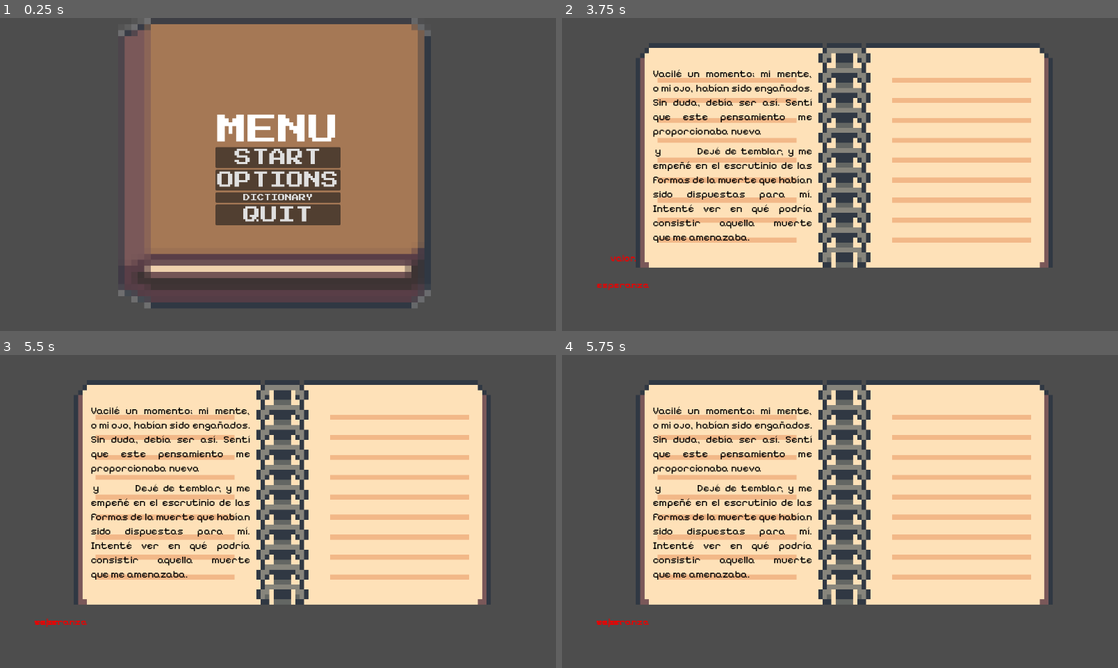
Above: before the commit, frames 1-4 (two rows, left to right).
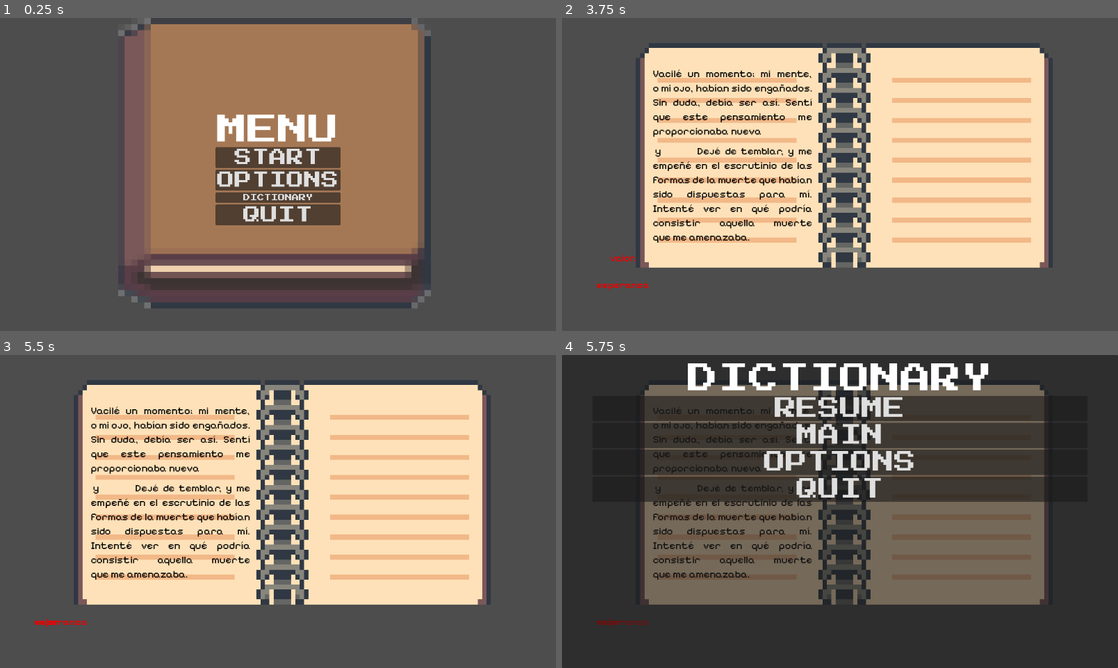
Above: after the commit, the same moments.

Repository: AlePatata/Puzlitas
Game: Godot game, scene res://scenes/main_menu.tscn
The game is run twice, just before and just after one commit, with the same random seed, the same clock (stepped at 60 frames per second) and the same inputs. Before the commit the project starts from res://main_menu.tscn.
Inputs (mouse positions are in pixels of both pictures, inside the frame that each line leads up to):
- Up to frame 1 (0.25 s): no input
- Up to frame 2 (3.75 s): click "OPTIONS" at 0.5 s; click "DICTIONARY" at 1.25 s; tap Enter at 2, 3.5 s; move the mouse to (789, 133) at 2.02 s; click (789, 133) at 2.17 s; tap Space at 2.75 s; move the mouse to (678, 152) at 2.77 s; click (678, 152) at 2.92 s; move the mouse to (895, 105) at 3.52 s; click (895, 105) at 3.67 s
- Up to frame 3 (5.5 s): tap Space at 4.25 s; move the mouse to (250, 574) at 4.27 s; click (250, 574) at 4.42 s; tap Enter at 5 s; move the mouse to (444, 558) at 5.02 s; click (444, 558) at 5.17 s
- Up to frame 4 (5.75 s): tap P (pause, bound only after the commit) at 5.65 s

Frames 1-3 are identical in both runs. In frame 4, 99% of the frame differs, in the area x 0-100%, y 0-100%.

Commit message:
Menu Pause Solved and Light solved

Diff:
--- a/Proyecto Godot/Light.gd
+++ /dev/null
@@ -1,8 +0,0 @@
-extends CharacterBody2D
-
-@onready var background = $"../Background"
-
-func _physics_process(delta) -> void:
-	global_position = get_global_mouse_position()
-	while not is_on_wall():
-		background.global_position = get_global_mouse_position()
--- a/Proyecto Godot/light.tscn
+++ /dev/null
@@ -1,43 +0,0 @@
-[gd_scene load_steps=7 format=3 uid="uid://cr2r46e2xsdjb"]
-
-[ext_resource type="Texture2D" uid="uid://cw01lvdfq6xd" path="res://assets/whiteCircle.png" id="1_j26w1"]
-[ext_resource type="Script" path="res://Light.gd" id="1_sxh25"]
-[ext_resource type="Script" path="res://Background.gd" id="3_hghvs"]
-[ext_resource type="Texture2D" uid="uid://b013uocnh27v3" path="res://assets/undertaleHouse1.png" id="3_hynyh"]
-
-[sub_resource type="CircleShape2D" id="CircleShape2D_gvuc5"]
-
-[sub_resource type="RectangleShape2D" id="RectangleShape2D_n2y3i"]
-
-[node name="Light" type="Node2D"]
-
-[node name="Light" type="CharacterBody2D" parent="."]
-script = ExtResource("1_sxh25")
-
-[node name="Sprite2D" type="Sprite2D" parent="Light"]
-modulate = Color(1, 0.996078, 0.768627, 0.878431)
-show_behind_parent = true
-texture_filter = 1
-scale = Vector2(7, 7)
-texture = ExtResource("1_j26w1")
-
-[node name="CollisionShape2D" type="CollisionShape2D" parent="Light"]
-position = Vector2(76, 30)
-shape = SubResource("CircleShape2D_gvuc5")
-
-[node name="Background" type="StaticBody2D" parent="."]
-light_mask = 2
-visibility_layer = 2
-script = ExtResource("3_hghvs")
-
-[node name="Sprite2D" type="Sprite2D" parent="Background"]
-light_mask = 2
-visibility_layer = 2
-position = Vector2(1489, 314)
-scale = Vector2(4, 4)
-texture = ExtResource("3_hynyh")
-
-[node name="CollisionShape2D" type="CollisionShape2D" parent="Background"]
-light_mask = 2
-visibility_layer = 2
-shape = SubResource("RectangleShape2D_n2y3i")
--- a/Proyecto Godot/pause_menu.tscn
+++ /dev/null
@@ -1,38 +0,0 @@
-[gd_scene load_steps=2 format=3 uid="uid://bwppq0fe37iiy"]
-
-[ext_resource type="Theme" uid="uid://b4e1fmdbmqdbq" path="res://resources/theme.tres" id="1_7dook"]
-
-[node name="PauseMenu" type="PanelContainer"]
-process_mode = 3
-offset_right = 1280.0
-offset_bottom = 720.0
-size_flags_horizontal = 4
-size_flags_vertical = 4
-theme = ExtResource("1_7dook")
-
-[node name="MarginContainer" type="MarginContainer" parent="."]
-layout_mode = 2
-
-[node name="VBoxContainer" type="VBoxContainer" parent="MarginContainer"]
-layout_mode = 2
-
-[node name="Label" type="Label" parent="MarginContainer/VBoxContainer"]
-layout_mode = 2
-theme_override_font_sizes/font_size = 70
-text = "DICTIONARY"
-horizontal_alignment = 1
-
-[node name="Resume" type="Button" parent="MarginContainer/VBoxContainer"]
-layout_mode = 2
-theme_override_font_sizes/font_size = 50
-text = "RESUME"
-
-[node name="Options" type="Button" parent="MarginContainer/VBoxContainer"]
-layout_mode = 2
-theme_override_font_sizes/font_size = 50
-text = "OPTIONS"
-
-[node name="Quit" type="Button" parent="MarginContainer/VBoxContainer"]
-layout_mode = 2
-theme_override_font_sizes/font_size = 50
-text = "QUIT"
--- a/Proyecto Godot/project.godot
+++ b/Proyecto Godot/project.godot
@@ -11,7 +11,7 @@
 [application]
 
 config/name="Dictiotheraphy"
-run/main_scene="res://main_menu.tscn"
+run/main_scene="res://scenes/main_menu.tscn"
 config/features=PackedStringArray("4.2", "Forward Plus")
 config/icon="res://scenes/icon.svg"
 
@@ -25,7 +25,7 @@
 
 pause={
 "deadzone": 0.5,
-"events": [Object(InputEventKey,"resource_local_to_scene":false,"resource_name":"","device":0,"window_id":0,"alt_pressed":false,"shift_pressed":false,"ctrl_pressed":false,"meta_pressed":false,"pressed":false,"keycode":0,"physical_keycode":4194305,"key_label":0,"unicode":0,"echo":false,"script":null)
+"events": [Object(InputEventKey,"resource_local_to_scene":false,"resource_name":"","device":-1,"window_id":0,"alt_pressed":false,"shift_pressed":false,"ctrl_pressed":false,"meta_pressed":false,"pressed":false,"keycode":0,"physical_keycode":80,"key_label":0,"unicode":112,"echo":false,"script":null)
 ]
 }
 
--- /dev/null
+++ b/Proyecto Godot/scenes/Light.gd
@@ -0,0 +1,8 @@
+extends CharacterBody2D
+
+#@onready var background = $"res://scenes/Background.gd"
+
+func _physics_process(delta) -> void:
+	global_position = get_global_mouse_position()
+	#while not is_on_wall():
+		#background.global_position = get_global_mouse_position()
--- a/Proyecto Godot/scenes/diario.tscn
+++ b/Proyecto Godot/scenes/diario.tscn
@@ -1,11 +1,10 @@
-
-[gd_scene load_steps=11 format=3 uid="uid://beks5ba1d64ov"]
-
+[gd_scene load_steps=12 format=3 uid="uid://beks5ba1d64ov"]
 
 [ext_resource type="Texture2D" uid="uid://dip1kgp0mqm7u" path="res://assets/diario.png" id="1_j0ugt"]
 [ext_resource type="FontFile" uid="uid://dxvgvvaibbhev" path="res://assets/fonts/Pixelify_Sans/static/PixelifySans-Regular.ttf" id="2_7w42x"]
 [ext_resource type="Script" path="res://scenes/palabras.gd" id="2_ea2fk"]
 [ext_resource type="FontFile" uid="uid://8togpyok3edv" path="res://assets/fonts/Pixelify_Sans/static/PixelifySans-Medium.ttf" id="3_xnje1"]
+[ext_resource type="PackedScene" uid="uid://bwppq0fe37iiy" path="res://scenes/pause_menu.tscn" id="5_8lu0e"]
 
 [sub_resource type="RectangleShape2D" id="RectangleShape2D_un3k4"]
 size = Vector2(973.949, 540.336)
@@ -46,9 +45,7 @@
 [node name="main" type="Node2D"]
 
 [node name="AnimatableBody2D" type="AnimatableBody2D" parent="."]
-
 position = Vector2(0, -50)
-
 metadata/_edit_group_ = true
 
 [node name="Sprite2D" type="Sprite2D" parent="AnimatableBody2D"]
@@ -59,7 +56,6 @@
 [node name="CollisionShape2D" type="CollisionShape2D" parent="AnimatableBody2D"]
 position = Vector2(640, 360)
 shape = SubResource("RectangleShape2D_un3k4")
-
 
 [node name="texto1" type="Label" parent="."]
 offset_left = 209.0
@@ -93,7 +89,6 @@
 [node name="esperanza" type="Area2D" parent="."]
 position = Vector2(473, 248)
 scale = Vector2(1.5, 1.5)
-
 script = ExtResource("2_ea2fk")
 
 [node name="label" type="Label" parent="esperanza"]
@@ -108,14 +103,11 @@
 position = Vector2(38.3333, 11.1667)
 shape = SubResource("RectangleShape2D_rh27a")
 
-
 [node name="AnimationPlayer" type="AnimationPlayer" parent="esperanza"]
-
 root_node = NodePath("../CollisionShape2D")
 libraries = {
 "": SubResource("AnimationLibrary_c0cub")
 }
-
 
 [node name="valor" type="Area2D" parent="."]
 position = Vector2(249, 294)
@@ -141,3 +133,7 @@
 libraries = {
 "": SubResource("AnimationLibrary_c0cub")
 }
+
+[node name="CanvasLayer" type="CanvasLayer" parent="."]
+
+[node name="PauseMenu" parent="CanvasLayer" instance=ExtResource("5_8lu0e")]
--- /dev/null
+++ b/Proyecto Godot/scenes/light.tscn
@@ -0,0 +1,48 @@
+[gd_scene load_steps=8 format=3 uid="uid://cr2r46e2xsdjb"]
+
+[ext_resource type="Texture2D" uid="uid://cw01lvdfq6xd" path="res://assets/whiteCircle.png" id="1_j26w1"]
+[ext_resource type="Script" path="res://scenes/Light.gd" id="1_pkk3y"]
+[ext_resource type="Script" path="res://scenes/Background.gd" id="3_3lcru"]
+[ext_resource type="Texture2D" uid="uid://b013uocnh27v3" path="res://assets/undertaleHouse1.png" id="3_hynyh"]
+[ext_resource type="PackedScene" uid="uid://bwppq0fe37iiy" path="res://scenes/pause_menu.tscn" id="5_b81n1"]
+
+[sub_resource type="RectangleShape2D" id="RectangleShape2D_n2y3i"]
+
+[sub_resource type="CircleShape2D" id="CircleShape2D_gvuc5"]
+
+[node name="Light" type="Node2D"]
+
+[node name="Background" type="StaticBody2D" parent="."]
+light_mask = 2
+visibility_layer = 2
+script = ExtResource("3_3lcru")
+
+[node name="Sprite2D" type="Sprite2D" parent="Background"]
+light_mask = 2
+visibility_layer = 2
+position = Vector2(1489, 314)
+scale = Vector2(4, 4)
+texture = ExtResource("3_hynyh")
+
+[node name="CollisionShape2D" type="CollisionShape2D" parent="Background"]
+light_mask = 2
+visibility_layer = 2
+shape = SubResource("RectangleShape2D_n2y3i")
+
+[node name="Light" type="CharacterBody2D" parent="Background"]
+script = ExtResource("1_pkk3y")
+
+[node name="Sprite2D" type="Sprite2D" parent="Background/Light"]
+modulate = Color(1, 0.996078, 0.768627, 0.878431)
+show_behind_parent = true
+texture_filter = 1
+scale = Vector2(7, 7)
+texture = ExtResource("1_j26w1")
+
+[node name="CollisionShape2D" type="CollisionShape2D" parent="Background/Light"]
+position = Vector2(76, 30)
+shape = SubResource("CircleShape2D_gvuc5")
+
+[node name="CanvasLayer" type="CanvasLayer" parent="."]
+
+[node name="PauseMenu" parent="CanvasLayer" instance=ExtResource("5_b81n1")]
--- a/Proyecto Godot/scenes/main.tscn
+++ b/Proyecto Godot/scenes/main.tscn
@@ -1,8 +1,6 @@
-[gd_scene load_steps=5 format=3 uid="uid://nlfdigtf2o5l"]
+[gd_scene load_steps=3 format=3 uid="uid://nlfdigtf2o5l"]
 
 [ext_resource type="Texture2D" uid="uid://voo7evsiktog" path="res://scenes/icon.svg" id="1_ssw8w"]
-[ext_resource type="PackedScene" uid="uid://bwppq0fe37iiy" path="res://pause_menu.tscn" id="2_qsg17"]
-[ext_resource type="Script" path="res://pause_menu.gd" id="3_mbx4q"]
 
 [sub_resource type="RectangleShape2D" id="RectangleShape2D_12cvh"]
 
@@ -15,8 +13,3 @@
 
 [node name="Sprite2D" type="Sprite2D" parent="StaticBody2D"]
 texture = ExtResource("1_ssw8w")
-
-[node name="CanvasLayer" type="CanvasLayer" parent="."]
-
-[node name="PauseMenu" parent="CanvasLayer" instance=ExtResource("2_qsg17")]
-script = ExtResource("3_mbx4q")
--- a/Proyecto Godot/main_menu.gd
+++ b/Proyecto Godot/scenes/main_menu.gd
@@ -13,7 +13,7 @@
 
 
 func _on_start_pressed():
-	get_tree().change_scene_to_file("res://light.tscn")
+	get_tree().change_scene_to_file("res://scenes/light.tscn")
 
 func _on_dictionary_pressed():
 	get_tree().change_scene_to_file("res://scenes/diario.tscn")
--- a/Proyecto Godot/main_menu.tscn
+++ b/Proyecto Godot/scenes/main_menu.tscn
@@ -1,14 +1,14 @@
 [gd_scene load_steps=4 format=3 uid="uid://bvuopves0sjn8"]
 
-[ext_resource type="Theme" uid="uid://b4e1fmdbmqdbq" path="res://resources/theme.tres" id="1_6inmr"]
-[ext_resource type="Script" path="res://main_menu.gd" id="2_p2xhh"]
-[ext_resource type="Texture2D" uid="uid://thiha28tsny3" path="res://assets/books.png" id="3_7bmqn"]
+[ext_resource type="Theme" uid="uid://b4e1fmdbmqdbq" path="res://resources/theme.tres" id="1_is5we"]
+[ext_resource type="Script" path="res://scenes/main_menu.gd" id="2_8stym"]
+[ext_resource type="Texture2D" uid="uid://thiha28tsny3" path="res://assets/books.png" id="3_hg8uk"]
 
 [node name="MainMenu" type="MarginContainer"]
 offset_right = 1280.0
 offset_bottom = 720.0
-theme = ExtResource("1_6inmr")
-script = ExtResource("2_p2xhh")
+theme = ExtResource("1_is5we")
+script = ExtResource("2_8stym")
 
 [node name="PanelContainer" type="PanelContainer" parent="."]
 layout_mode = 2
--- a/Proyecto Godot/pause_menu.gd
+++ b/Proyecto Godot/scenes/pause_menu.gd
@@ -1,6 +1,7 @@
 extends PanelContainer
 @onready var resume = $MarginContainer/VBoxContainer/Resume
 @onready var options = $MarginContainer/VBoxContainer/Options
+@onready var main = $MarginContainer/VBoxContainer/Main
 @onready var quit = $MarginContainer/VBoxContainer/Quit
 
 
@@ -8,6 +9,7 @@
 func _ready() -> void:
 	resume.pressed.connect(_on_resume_pressed)
 	quit.pressed.connect(_on_quit_pressed)
+	main.pressed.connect(_on_main_pressed)
 	hide()
 
 func _input(event: InputEvent) -> void:
@@ -23,6 +25,5 @@
 func _on_quit_pressed():
 	get_tree().quit()
 
-func _on_main_menu_pressed():
-	get_tree().change_scene_to_file("res://main_menu.tscn")
-	get_tree().paused = false
+func _on_main_pressed():
+	get_tree().change_scene_to_file("res://scenes/main_menu.tscn")
--- a/Proyecto Godot/scenes/pause_menu.tscn
+++ b/Proyecto Godot/scenes/pause_menu.tscn
@@ -1,3 +1,45 @@
-[gd_scene format=3 uid="uid://cmvirmt10ix4k"]
+[gd_scene load_steps=3 format=3 uid="uid://bwppq0fe37iiy"]
 
-[node name="PauseMenu" type="Node2D"]
+[ext_resource type="Theme" uid="uid://b4e1fmdbmqdbq" path="res://resources/theme.tres" id="1_pvipq"]
+[ext_resource type="Script" path="res://scenes/pause_menu.gd" id="2_0neec"]
+
+[node name="PauseMenu" type="PanelContainer"]
+process_mode = 3
+offset_right = 1280.0
+offset_bottom = 720.0
+size_flags_horizontal = 4
+size_flags_vertical = 4
+theme = ExtResource("1_pvipq")
+script = ExtResource("2_0neec")
+
+[node name="MarginContainer" type="MarginContainer" parent="."]
+layout_mode = 2
+
+[node name="VBoxContainer" type="VBoxContainer" parent="MarginContainer"]
+layout_mode = 2
+
+[node name="Label" type="Label" parent="MarginContainer/VBoxContainer"]
+layout_mode = 2
+theme_override_font_sizes/font_size = 70
+text = "DICTIONARY"
+horizontal_alignment = 1
+
+[node name="Resume" type="Button" parent="MarginContainer/VBoxContainer"]
+layout_mode = 2
+theme_override_font_sizes/font_size = 50
+text = "RESUME"
+
+[node name="Main" type="Button" parent="MarginContainer/VBoxContainer"]
+layout_mode = 2
+theme_override_font_sizes/font_size = 50
+text = "MAIN"
+
+[node name="Options" type="Button" parent="MarginContainer/VBoxContainer"]
+layout_mode = 2
+theme_override_font_sizes/font_size = 50
+text = "OPTIONS"
+
+[node name="Quit" type="Button" parent="MarginContainer/VBoxContainer"]
+layout_mode = 2
+theme_override_font_sizes/font_size = 50
+text = "QUIT"
Renamed: Proyecto Godot/Background.gd -> Proyecto Godot/scenes/Background.gd
Not shown: 1 places in Proyecto Godot/scenes/main_menu.tscn that only renumber resources
